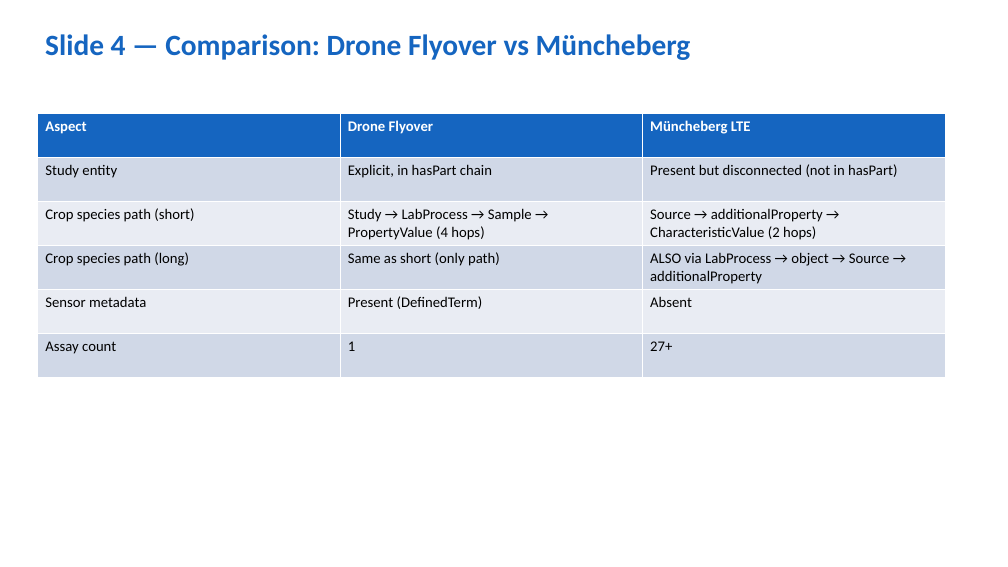
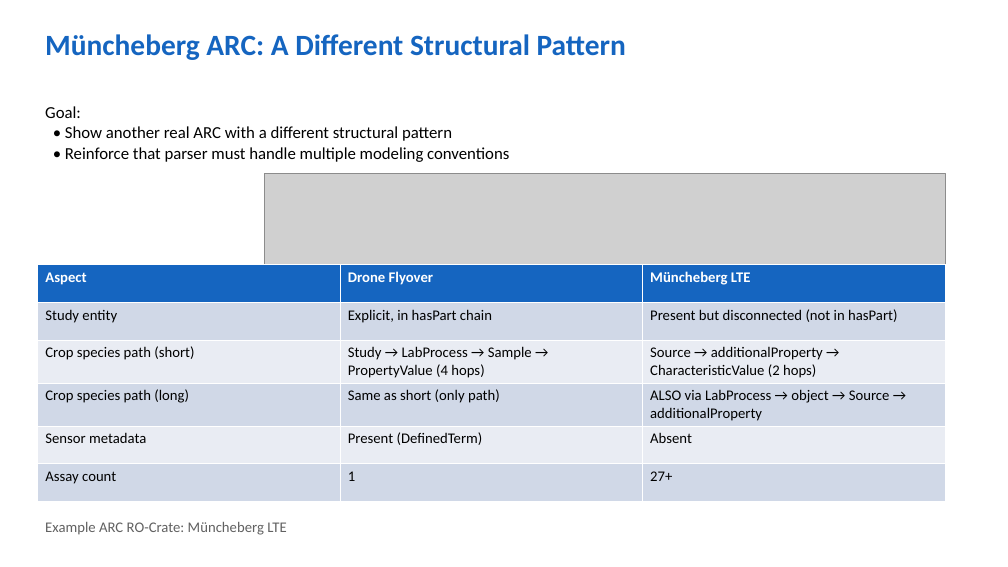
Before and after one commit to jorgitogb/fairweaver, a slide deck: slide 5 of docs/slides/fairst-workflow-slides-editable.pptx (slide 7 before the commit). Drawn at 1008x567 pixels with LibreOffice and Linux fonts; fonts in the diff are those of the drawing; grey boxes stand for pictures. Boxes give left, top, right and bottom in pixels: in the first picture for what was removed or moved away, otherwise in the second. Text is boxed around its words. In the diff, an @@ line names an element or a change of style, - is before the commit and + after.

Commit message:
Add presentation slides for metadata modeling (slot 6)

```diff
--- a/docs/slides/fairst-workflow-slides-editable.pptx
+++ b/docs/slides/fairst-workflow-slides-editable.pptx
@@ text at [45, 34, 626, 60]: text changed @@
-Slide 4 — Comparison: Drone Flyover vs Müncheberg
+Müncheberg ARC: A Different Structural Pattern
@@ text added at [45, 106, 509, 162], 16 pt, text #000000 @@
+Goal:
+• Show another real ARC with a different structural pattern
+• Reinforce that parser must handle multiple modeling conventions
@@ picture added at [265, 174, 945, 421] @@
@@ table: place and size @@
-table at [38, 113, 945, 378]
+table at [38, 265, 945, 492]
@@ text added at [45, 522, 286, 535], 14 pt, text #616161 @@
+Example ARC RO-Crate: Müncheberg LTE
```
Also in this commit, not shown: 5 other slides changed, 3 slides removed, 6 other files.
